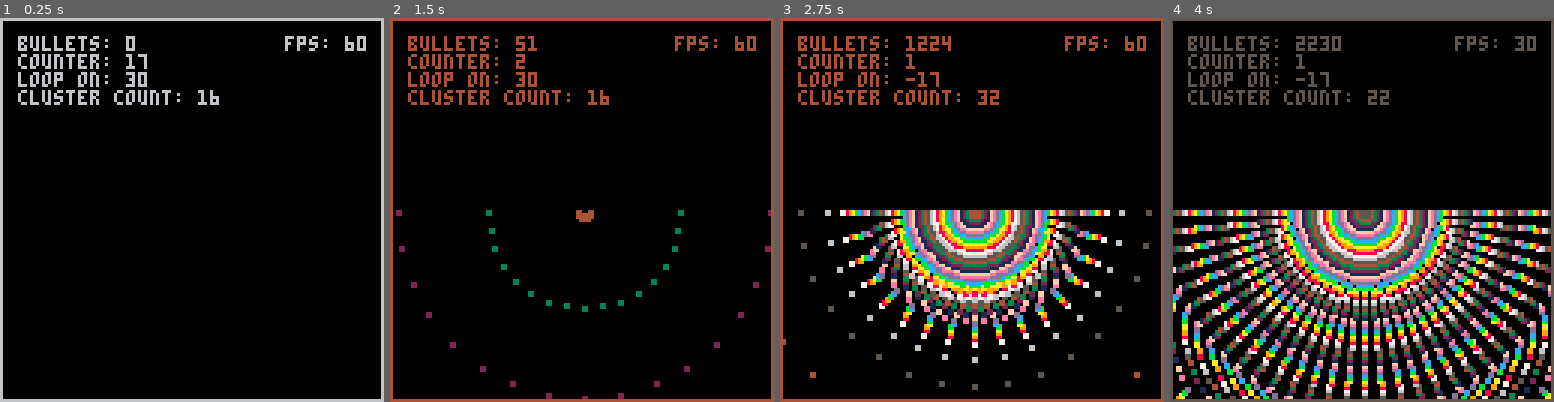
Above: before the commit, frames 1-4 (left to right).
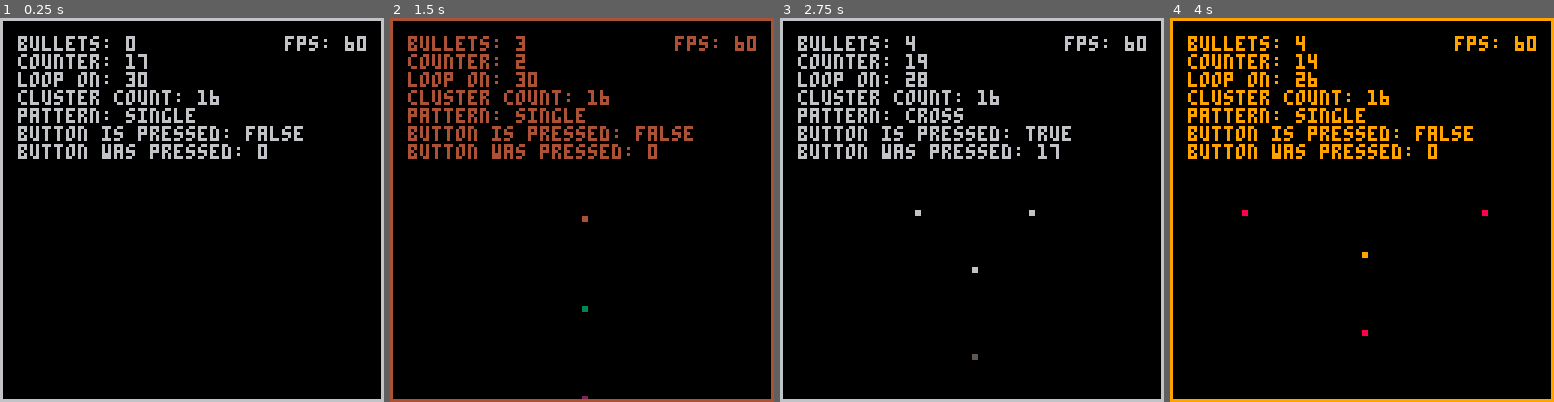
Above: after the commit, the same moments.

Repository: rustybailey/bullet_pattern_tester
Game: PICO-8 cartridge bullet_pattern_tester.p8
The game is run twice, just before and just after one commit, with the same random seed, the same clock (stepped at 60 frames per second) and the same inputs.
Inputs:
- Up to frame 1 (0.25 s): no input
- Up to frame 2 (1.5 s): no input
- Up to frame 3 (2.75 s): hold Right 1.6-2.1 s; hold Up 2.15-2.42 s; hold Right from 2.47 s (still down)
- Up to frame 4 (4 s): release Right at 3.03 s; hold Left 3.08-3.58 s; hold Down 3.63-3.97 s

The runs differ from the first frame. In frame 1, 3.0% of the frame differs, in the area x 4-79%, y 23-37%; in frame 2, 3.9%; in frame 3, 23%; in frame 4, 36%, in the area x 0-100%, y 0-100%.

Commit message:
Add more fine-tuned controls and the ability to cycle through patterns.

Diff:
--- a/bullet_pattern_tester.p8
+++ b/bullet_pattern_tester.p8
@@ -43,24 +43,47 @@
   end
 end
 
-function make_spread_shot(number, color)
+function make_spreadshot(color)
   add(bullets, make_bullet(64, 64, 0, color))
   add(bullets, make_bullet(64, 64, 10, color))
   add(bullets, make_bullet(64, 64, -10, color))
 end
 
-function make_cross_cluster(number, color)
+function make_cross_cluster(color)
   add(bullets, make_bullet(64, 64, 0, color))
   add(bullets, make_bullet(64, 64, 90, color))
   add(bullets, make_bullet(64, 64, -90, color))
 end
 
-function make_single_shot(number, color)
+function make_single_shot(color)
   add(bullets, make_bullet(64, 64, 0, color))
+end
+
+function make_bullet_pattern(number, color, pattern)
+  if (pattern == 1) then
+    make_single_shot(color)
+  elseif (pattern == 2) then
+    make_cross_cluster(color)
+  elseif (pattern == 3) then
+    make_spreadshot(color)
+  elseif (pattern == 4) then
+    make_arc_cluster(number, color)
+  elseif (pattern == 5) then
+    make_radial_cluster(number, color)
+  end
 end
 
 counter = 1
 color = 1
+pattern = 1
+
+patterns = {
+  'single',
+  'cross',
+  'spreadshot',
+  'arc',
+  'radial'
+}
 
 max_counter = 30
 max_cluster_count = 16
@@ -69,26 +92,57 @@
 function _init()
 end
 
-function _update60()
-  -- todo: make the controls less sensitive, single press should increment one and then if you hold the key for a bit it will scroll
+btn_was_pressed_times = 0
+btn_is_pressed = false
+
+function handle_controls()
   -- todo: don't let it go below zero
   -- todo: enhance into an actual menu of items to increase/decrease; up/down goes through menu items (frequency/grouping count/burst), left/right changes value
+  btn_is_pressed = false
 
   if (btn(0)) then
-    max_counter += 1
+    if btn_was_pressed_times == 0 or btn_was_pressed_times > 30 then
+      max_counter += 1
+    end
+    btn_is_pressed = true
   end
 
   if (btn(1)) then
-    max_counter -= 1
+    if btn_was_pressed_times == 0 or btn_was_pressed_times > 30 then
+      max_counter -= 1
+    end
+    btn_is_pressed = true
   end
 
   if (btn(2)) then
-    max_cluster_count += 1
+    if btn_was_pressed_times == 0 or btn_was_pressed_times > 30 then
+      pattern += 1
+      if (pattern > #patterns) then
+        pattern = 1
+      end
+    end
+    btn_is_pressed = true
   end
 
   if (btn(3)) then
-    max_cluster_count -= 1
+    if btn_was_pressed_times == 0 or btn_was_pressed_times > 30 then
+      pattern -= 1
+    end
+    if (pattern < 1) then
+      pattern = #patterns
+    end
+    btn_is_pressed = true
   end
+
+  if btn_is_pressed == true then
+    btn_was_pressed_times += 1
+  else
+    btn_was_pressed_times = 0
+  end
+end
+
+function _update60()
+  handle_controls()
 
   -- todo: change counter to loop through 60 frames, make different var for frequency?
   counter += 1
@@ -98,7 +152,8 @@
     if (color > max_color) then
       color = 1
     end
-    make_arc_cluster(max_cluster_count, color)
+
+    make_bullet_pattern(max_cluster_count, color, pattern)
   end
 
   for bullet in all(bullets) do
@@ -117,6 +172,10 @@
   print('counter: ' .. counter, 6, 12)
   print('loop on: ' .. max_counter, 6, 18)
   print('cluster count: ' .. max_cluster_count, 6, 24)
+  print('pattern: ' .. patterns[pattern], 6, 30)
+
+  print('button is pressed: ' .. (btn_is_pressed and 'true' or 'false'), 6, 36)
+  print('button was pressed: ' .. btn_was_pressed_times, 6, 42)
 
   print ('fps: ' .. stat(7), 95, 6)
   rect(0, 0, 127, 127)
